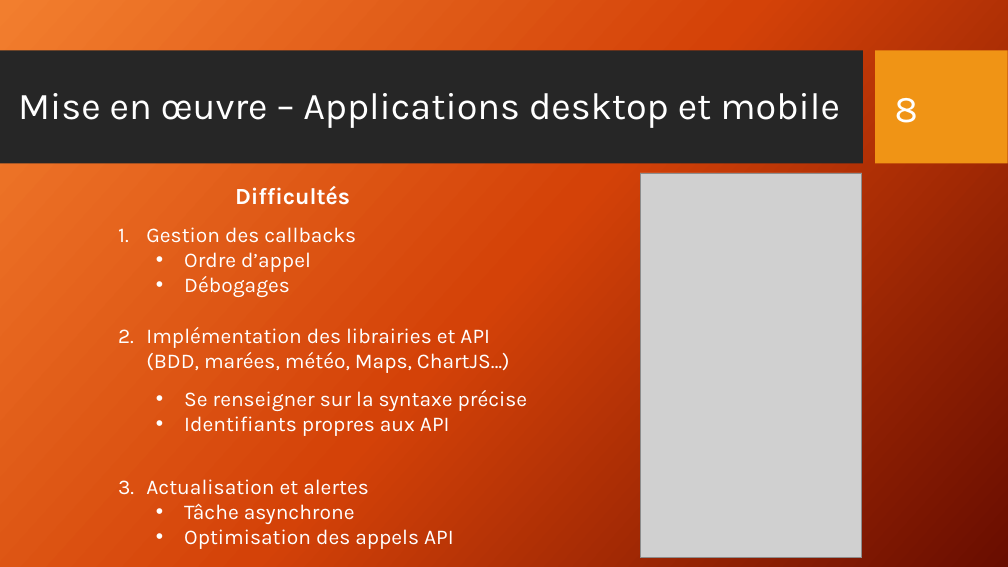
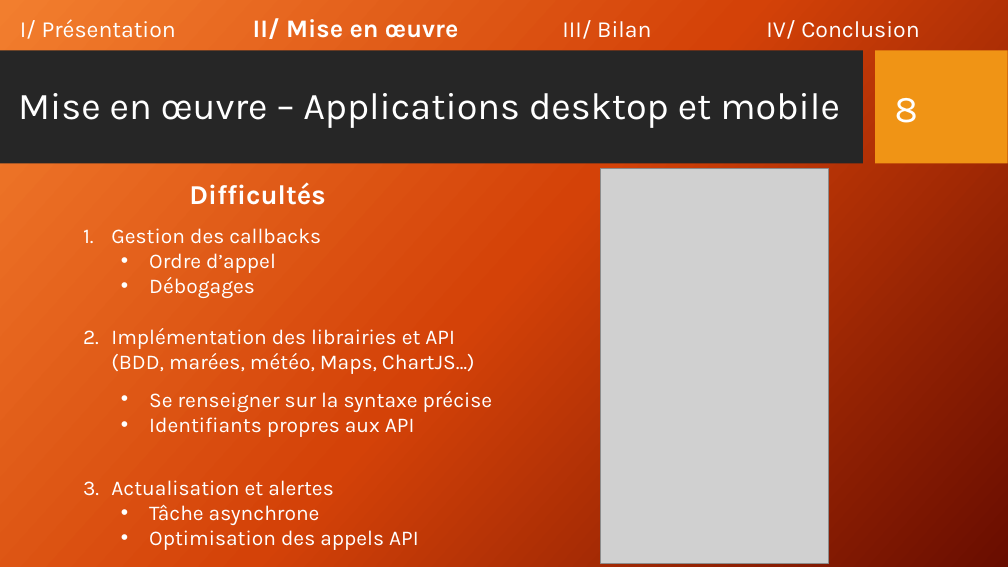
Before and after one commit to zaturgo/MarinaConnect, a slide deck: slide 8 of Documentation/Présentation_ptut_s4.pptx. Drawn at 1008x567 pixels with LibreOffice and Linux fonts; fonts in the diff are those of the drawing; grey boxes stand for pictures; background and template pictures are left out. Boxes give left, top, right and bottom in pixels: in the first picture for what was removed or moved away, otherwise in the second. Text is boxed around its words. In the diff, an @@ line names an element or a change of style, - is before the commit and + after.

```diff
--- a/Documentation/Présentation_ptut_s4.pptx
+++ b/Documentation/Présentation_ptut_s4.pptx
@@ text added at (20,18,919,39), 22 pt, text #FFFFFF @@
+I/ Présentation II/ Mise en œuvre III/ Bilan IV/ Conclusion
@@ text "Difficultés": place and size @@
-text "Difficultés" at (146,186,528,549)
+text "Difficultés" at (111,182,493,550)
@@ picture: place and size @@
-picture at (640,173,862,558)
+picture at (600,169,828,563)
@@ text at (189,182,325,205): size 22 to 26 pt in "Difficultés" @@
```
Also in this commit, not shown: 9 other slides changed.
